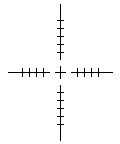
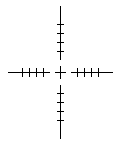
Before/after of a 120 × 144 layered artwork. What changed in the layer stack:
painted on "Background" over (57, 4, 64, 141)
